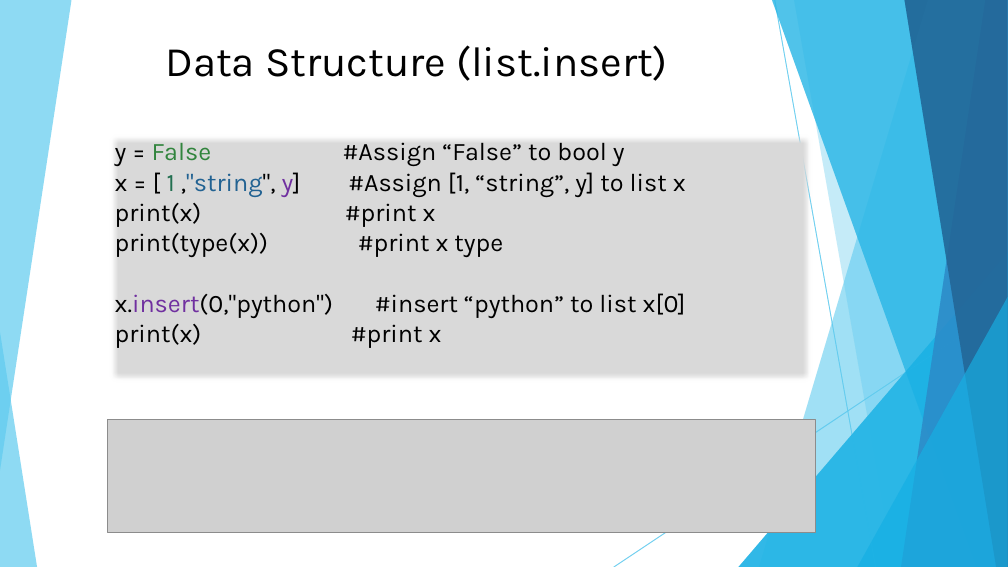
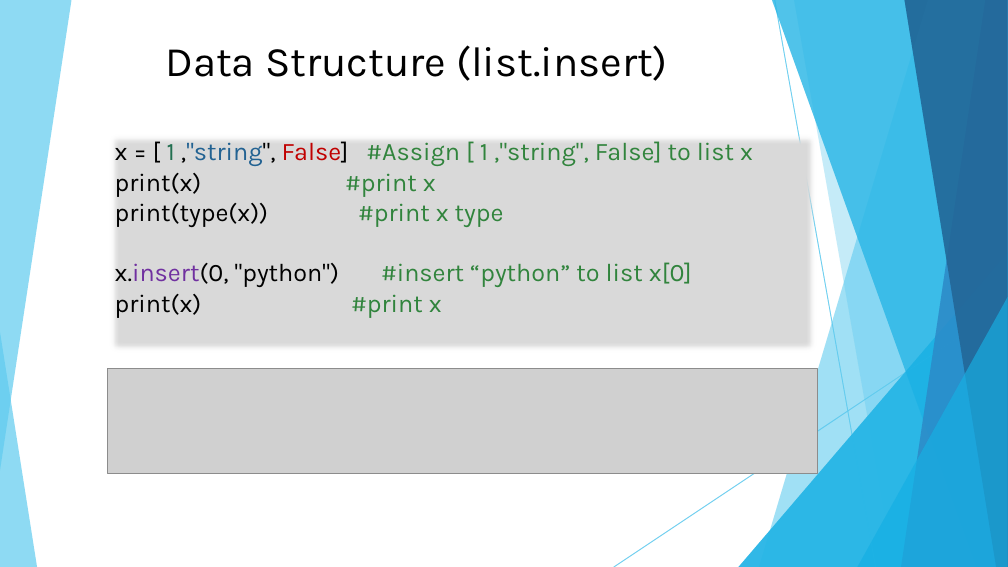
Before and after one commit to DavidChu0424/PythonIntroduction, a slide deck: slide 41 of Python Introduction.pptx (slide 36 before the commit). Drawn at 1008x567 pixels with LibreOffice and Linux fonts; fonts in the diff are those of the drawing; grey boxes stand for pictures. Boxes give left, top, right and bottom in pixels: in the first picture for what was removed or moved away, otherwise in the second. Text is boxed around its words. In the diff, an @@ line names an element or a change of style, - is before the commit and + after.

```diff
--- a/Python Introduction.pptx
+++ b/Python Introduction.pptx
@@ text at (x1=115, y1=141, x2=753, y2=166): text changed; text colour #000000 to #31843D @@
-y = False #Assign “False” to bool y
-x = [ 1 ,"string", y] #Assign [1, “string”, y] to list x
+x = [ 1 ,"string", False] #Assign [ 1 ,"string", False] to list x
@@ text at (x1=115, y1=173, x2=504, y2=318): text colour #000000 to #31843D in "#print x", "#print x type", "#print x" @@
@@ text at (x1=115, y1=262, x2=692, y2=287): text changed; text colour #000000 to #31843D @@
-x.insert(0,"python") #insert “python” to list x[0]
+x.insert(0, "python") #insert “python” to list x[0]
@@ picture added at (x1=107, y1=369, x2=818, y2=473) @@
@@ picture removed at (x1=107, y1=420, x2=815, y2=533) @@
```
Also in this commit, not shown: 38 other slides changed, 12 slides added.
